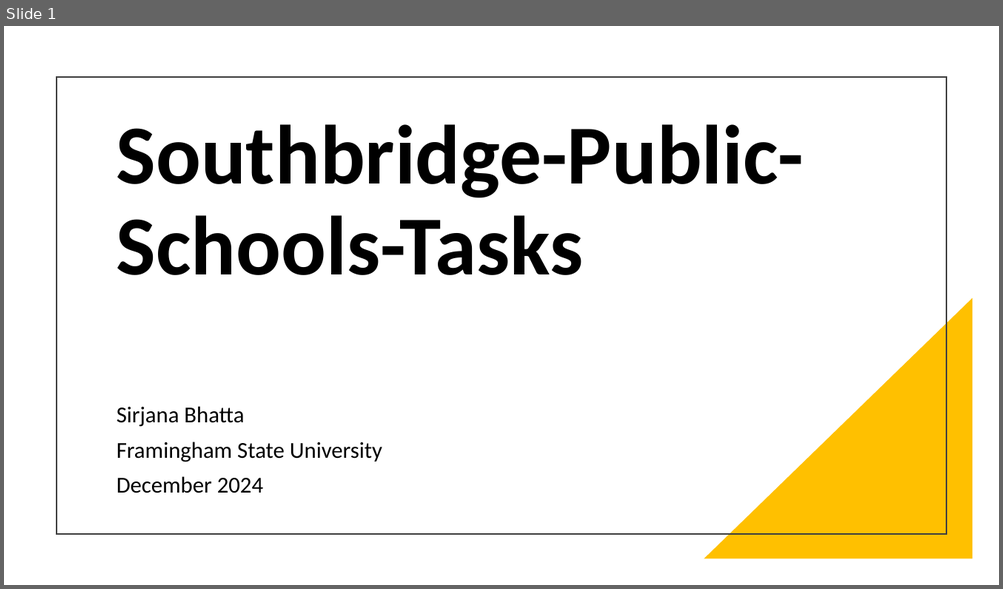
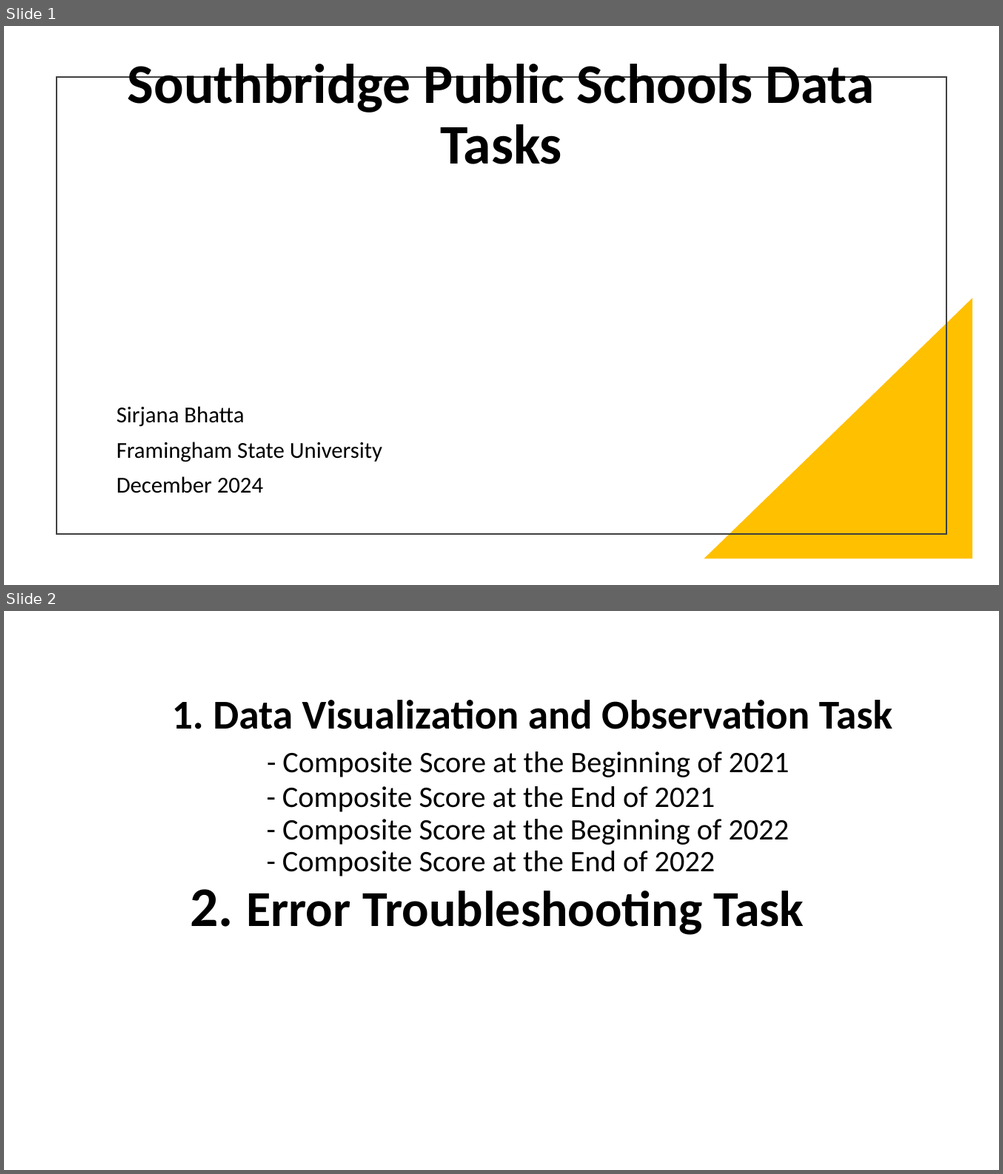
Before and after one commit to sirjanabhatta06/Southbridge-Public-Schools-Tasks, a slide deck: SirjanaBhatta-SouthbridgePublicSchools.pptx. Shown one above the other, each under a label of ours: slide 1 before the commit, slides 1 and 2 after it. The pictures are 1003x589 and 1003x1174 pixels, drawn with LibreOffice and Linux fonts; fonts in the diff are those of the drawing. Boxes give left, top, right and bottom in pixels: in the first picture for what was removed or moved away, otherwise in the second. Text is boxed around its words. In the diff, an @@ line names an element or a change of style, - is before the commit and + after.

Commit message:
Task 1 Complete and Starting Task 2

```diff
--- a/SirjanaBhatta-SouthbridgePublicSchools.pptx
+++ b/SirjanaBhatta-SouthbridgePublicSchools.pptx
@@ slide 2 added at (x1=4, y1=611, x2=999, y2=1170), background #FFFFFF @@
@@ title added at (x1=172, y1=700, x2=892, y2=935), 28.8 pt, text #000000 @@
+1. Data Visualization and Observation Task
+- Composite Score at the Beginning of 2021
+- Composite Score at the End of 2021
+- Composite Score at the Beginning of 2022
+- Composite Score at the End of 2022
+2. Error Troubleshooting Task
@@ slide 1 changed as well @@
@@ title at (x1=128, y1=64, x2=874, y2=164): text changed; size 81 to 54 pt @@
-Southbridge-Public-Schools-Tasks
+Southbridge Public Schools Data Tasks
```
Also in this commit, not shown: 2 other slides changed, 5 other slides added, 1 other file.
